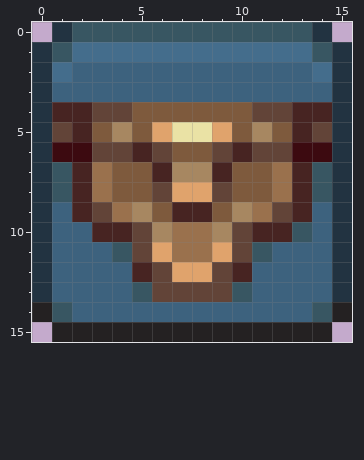
Pixel-art sprite -- Assets/Items/SteampunkSet/CogwheelBuff.png. Above is the file before it was changed.
The file is 32x32 pixels, drawn in blocks of 2x2; one block is one cell here.
After:
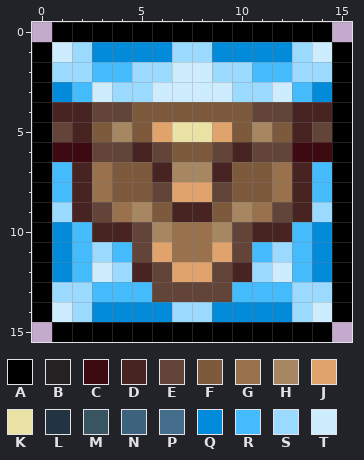
Palette (. is transparent): A #000000  B #242122  C #3c0a10  D #472422  E #624438  F #7e5a3d  G #9a714d  H #a78761  J #e0a36c  K #eae2a5  L #223341  M #385662  N #3d627e  P #446d8c  Q #028bda  R #44bbfd  S #9adafe  T #cdedfe
Edits made:
The author changed colour B to colour A in row 14 at x 0 and 15; in row 15 at x 1 to 14.
The author changed colour L to colour A in row 0 at x 1 and 14; in rows 1 to 13 at x 0 and 15.
The author changed colour M to colour A in row 0 at x 2 to 13.
The author changed colour N to colour Q in row 3 at x 1 and 14; in rows 10 to 12 at x 1 and 14; in row 14 at x 3 to 6 and 9 to 12.
The author changed colour P to colour Q in row 1 at x 3 to 6 and 9 to 12.
The author changed colour M to colour R in rows 7 to 8 at x 1 and 14; in row 10 at x 13; in row 11 at x 4 and 11; in row 13 at x 5 and 10.
The author changed colour N to colour R in row 2 at x 3 to 4 and 11 to 12; in row 3 at x 2 and 13; in row 10 at x 2; in rows 11 to 12 at x 2 and 13; in row 13 at x 3 to 4 and 11 to 12.
The author changed colour N to colour S in row 2 at x 2, 5 to 6, 9 to 10 and 13; in row 3 at x 4 to 5 and 10 to 11; in row 9 at x 1 and 14; in row 11 at x 3 and 12; in row 12 at x 4 and 11; in row 13 at x 1 to 2 and 13 to 14.
The author changed colour N to colour S in row 14 at x 2, 7 to 8 and 13.
The author changed colour P to colour S in row 1 at x 2, 7 to 8 and 13; in row 2 at x 1 and 14.
The author changed colour M to colour T in row 1 at x 1 and 14; in row 14 at x 1 and 14.
The author changed colour N to colour T in row 2 at x 7 to 8; in row 3 at x 3, 6 to 9 and 12; in row 12 at x 3 and 12.
Where, in picture pixels (left, top, right, bottom), the same in both pictures:
changed: (32, 22, 352, 342)
